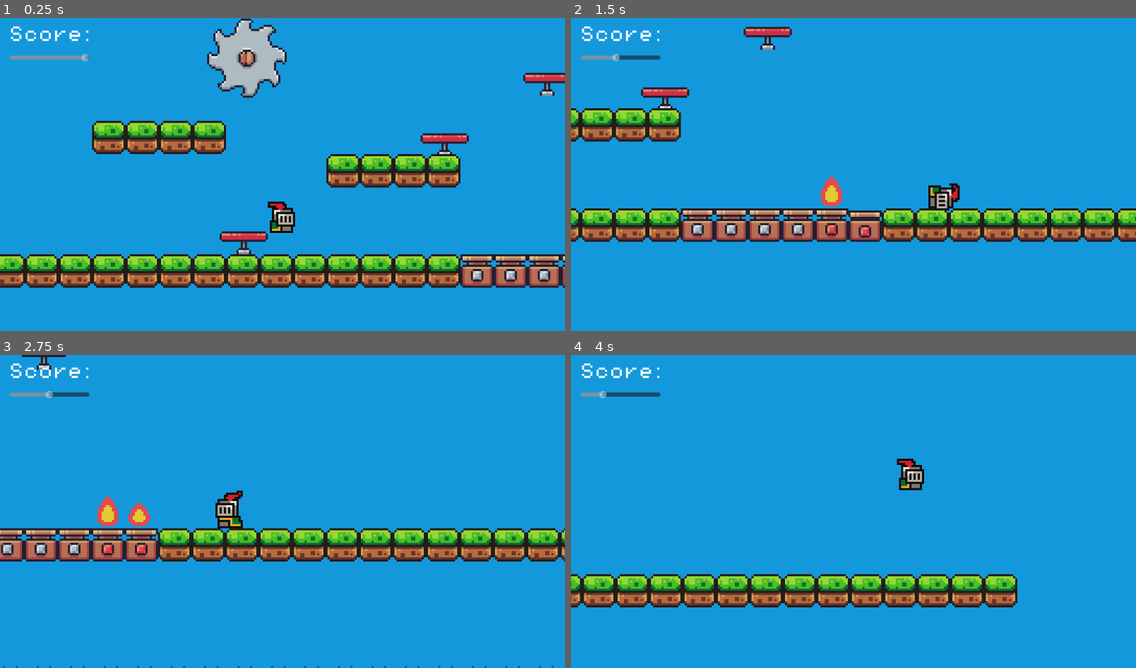
Above: before the commit, frames 1-4 (two rows, left to right).
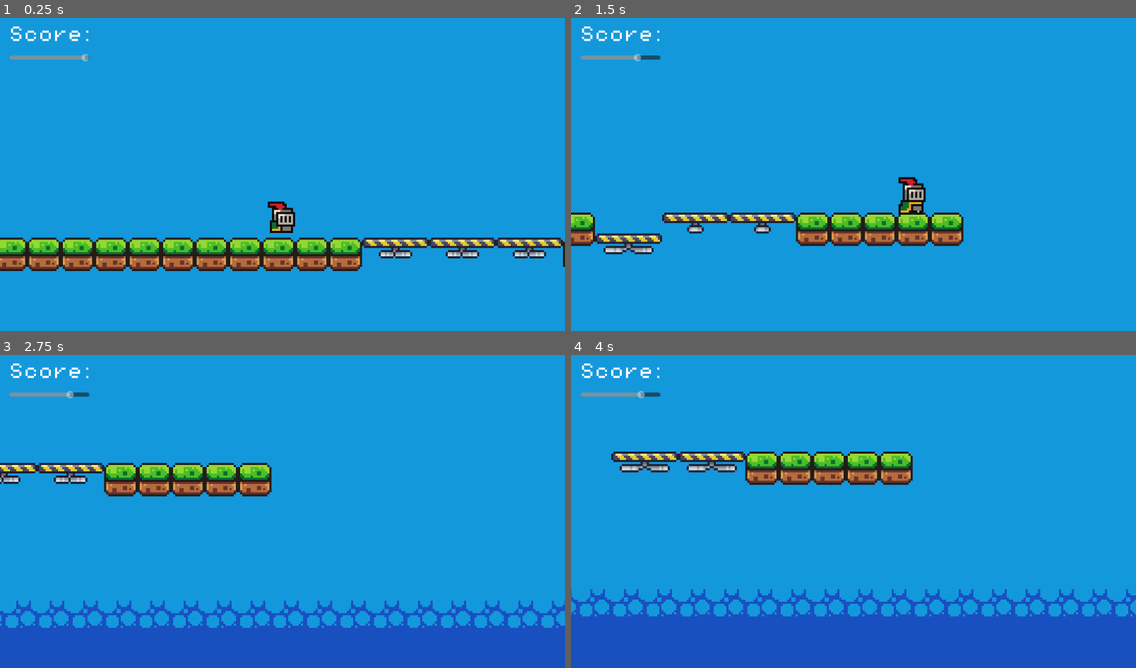
Above: after the commit, the same moments.

Repository: raihanmd/an-epic-knight-game
Game: Godot game, scene res://scenes/level/level_2.tscn
The game is run twice, just before and just after one commit, with the same random seed, the same clock (stepped at 60 frames per second) and the same inputs. This scene is started directly instead of the project's main scene.
Inputs (mouse positions are in pixels of both pictures, inside the frame that each line leads up to):
- Up to frame 1 (0.25 s): no input
- Up to frame 2 (1.5 s): move the mouse to (977, 158) at 0.52 s; hold D (move_right) from 0.53 s (still down); tap Shift (roll) at 0.6, 1.35 s; click (977, 158) at 0.67 s; tap Space (jump) at 0.77 s; move the mouse to (740, 190) at 1.27 s; click (740, 190) at 1.42 s
- Up to frame 3 (2.75 s): tap Space (jump) at 1.52 s; move the mouse to (339, 442) at 2.02 s; release D (move_right) at 2.03 s; hold A (move_left) from 2.03 s (still down); tap Shift (roll) at 2.1 s; click (339, 442) at 2.17 s
- Up to frame 4 (4 s): move the mouse to (825, 574) at 2.77 s; release A (move_left) at 2.78 s; hold D (move_right) from 2.78 s (still down); tap Shift (roll) at 2.85, 3.6 s; click (825, 574) at 2.92 s; tap Space (jump) at 3.02, 3.77 s; move the mouse to (1023, 558) at 3.52 s; click (1023, 558) at 3.67 s

The runs differ from the first frame. In frame 1, 23% of the frame differs, in the area x 0-100%, y 0-87%; in frame 2, 15%; in frame 3, 31%, in the area x 0-100%, y 0-100%; in frame 4, 31%.

Commit message:
fix: falling platform anomaly velocity

Diff:
--- /dev/null
+++ b/prefabs/player/neolax.tscn
@@ -0,0 +1,137 @@
+[gd_scene load_steps=19 format=3 uid="uid://dmjg5fyq3gm7q"]
+
+[ext_resource type="Texture2D" uid="uid://moqvlcu107ct" path="res://assets/NightBorne/NightBorne.png" id="1_w4l1s"]
+
+[sub_resource type="AtlasTexture" id="AtlasTexture_578pa"]
+atlas = ExtResource("1_w4l1s")
+region = Rect2(0, 0, 80, 80)
+
+[sub_resource type="AtlasTexture" id="AtlasTexture_rsdcp"]
+atlas = ExtResource("1_w4l1s")
+region = Rect2(80, 0, 80, 80)
+
+[sub_resource type="AtlasTexture" id="AtlasTexture_m5ytb"]
+atlas = ExtResource("1_w4l1s")
+region = Rect2(160, 0, 80, 80)
+
+[sub_resource type="AtlasTexture" id="AtlasTexture_ogx3u"]
+atlas = ExtResource("1_w4l1s")
+region = Rect2(240, 0, 80, 80)
+
+[sub_resource type="AtlasTexture" id="AtlasTexture_ev5pr"]
+atlas = ExtResource("1_w4l1s")
+region = Rect2(320, 0, 80, 80)
+
+[sub_resource type="AtlasTexture" id="AtlasTexture_y35mn"]
+atlas = ExtResource("1_w4l1s")
+region = Rect2(400, 0, 80, 80)
+
+[sub_resource type="AtlasTexture" id="AtlasTexture_f1nhy"]
+atlas = ExtResource("1_w4l1s")
+region = Rect2(480, 0, 80, 80)
+
+[sub_resource type="AtlasTexture" id="AtlasTexture_coq60"]
+atlas = ExtResource("1_w4l1s")
+region = Rect2(560, 0, 80, 80)
+
+[sub_resource type="AtlasTexture" id="AtlasTexture_jwfae"]
+atlas = ExtResource("1_w4l1s")
+region = Rect2(640, 0, 80, 80)
+
+[sub_resource type="AtlasTexture" id="AtlasTexture_7hr5m"]
+atlas = ExtResource("1_w4l1s")
+region = Rect2(0, 80, 80, 80)
+
+[sub_resource type="AtlasTexture" id="AtlasTexture_davjx"]
+atlas = ExtResource("1_w4l1s")
+region = Rect2(80, 80, 80, 80)
+
+[sub_resource type="AtlasTexture" id="AtlasTexture_m6wib"]
+atlas = ExtResource("1_w4l1s")
+region = Rect2(160, 80, 80, 80)
+
+[sub_resource type="AtlasTexture" id="AtlasTexture_jy8ed"]
+atlas = ExtResource("1_w4l1s")
+region = Rect2(240, 80, 80, 80)
+
+[sub_resource type="AtlasTexture" id="AtlasTexture_qy13f"]
+atlas = ExtResource("1_w4l1s")
+region = Rect2(320, 80, 80, 80)
+
+[sub_resource type="AtlasTexture" id="AtlasTexture_6djvm"]
+atlas = ExtResource("1_w4l1s")
+region = Rect2(400, 80, 80, 80)
+
+[sub_resource type="SpriteFrames" id="SpriteFrames_gbn32"]
+animations = [{
+"frames": [{
+"duration": 1.0,
+"texture": SubResource("AtlasTexture_578pa")
+}, {
+"duration": 1.0,
+"texture": SubResource("AtlasTexture_rsdcp")
+}, {
+"duration": 1.0,
+"texture": SubResource("AtlasTexture_m5ytb")
+}, {
+"duration": 1.0,
+"texture": SubResource("AtlasTexture_ogx3u")
+}, {
+"duration": 1.0,
+"texture": SubResource("AtlasTexture_ev5pr")
+}, {
+"duration": 1.0,
+"texture": SubResource("AtlasTexture_y35mn")
+}, {
+"duration": 1.0,
+"texture": SubResource("AtlasTexture_f1nhy")
+}, {
+"duration": 1.0,
+"texture": SubResource("AtlasTexture_coq60")
+}, {
+"duration": 1.0,
+"texture": SubResource("AtlasTexture_jwfae")
+}],
+"loop": true,
+"name": &"idle",
+"speed": 10.0
+}, {
+"frames": [{
+"duration": 1.0,
+"texture": SubResource("AtlasTexture_7hr5m")
+}, {
+"duration": 1.0,
+"texture": SubResource("AtlasTexture_davjx")
+}, {
+"duration": 1.0,
+"texture": SubResource("AtlasTexture_m6wib")
+}, {
+"duration": 1.0,
+"texture": SubResource("AtlasTexture_jy8ed")
+}, {
+"duration": 1.0,
+"texture": SubResource("AtlasTexture_qy13f")
+}, {
+"duration": 1.0,
+"texture": SubResource("AtlasTexture_6djvm")
+}],
+"loop": true,
+"name": &"run",
+"speed": 10.0
+}]
+
+[sub_resource type="CapsuleShape2D" id="CapsuleShape2D_fq0n3"]
+height = 24.0
+
+[node name="neolax" type="RigidBody2D"]
+position = Vector2(0, -24)
+
+[node name="AnimatedSprite2D" type="AnimatedSprite2D" parent="."]
+sprite_frames = SubResource("SpriteFrames_gbn32")
+animation = &"idle"
+autoplay = "idle"
+frame_progress = 0.0579405
+
+[node name="CollisionShape2D" type="CollisionShape2D" parent="."]
+position = Vector2(0, 10)
+shape = SubResource("CapsuleShape2D_fq0n3")
--- a/prefabs/player/player.tscn
+++ b/prefabs/player/player.tscn
@@ -166,7 +166,7 @@
 }],
 "loop": false,
 "name": &"roll",
-"speed": 10.0
+"speed": 12.0
 }, {
 "frames": [{
 "duration": 1.0,
@@ -239,7 +239,7 @@
 frame_progress = 1.0
 
 [node name="CollisionShape2D" type="CollisionShape2D" parent="."]
-position = Vector2(0, -5)
+position = Vector2(0, -6)
 shape = SubResource("CircleShape2D_ggxr2")
 
 [node name="jump_sfx" type="AudioStreamPlayer2D" parent="."]
--- /dev/null
+++ b/prefabs/traps/falling_platform.tscn
@@ -0,0 +1,88 @@
+[gd_scene load_steps=12 format=3 uid="uid://cbwyb87oyltqw"]
+
+[ext_resource type="Script" path="res://scripts/falling_platform.gd" id="1_5yydl"]
+[ext_resource type="Texture2D" uid="uid://clxgjn3ib1ww8" path="res://assets/sprites/traps/falling_platforms/Off.png" id="1_6waiu"]
+[ext_resource type="Texture2D" uid="uid://bfby5avhy12i5" path="res://assets/sprites/traps/falling_platforms/On (32x10).png" id="2_3dhbg"]
+
+[sub_resource type="AtlasTexture" id="AtlasTexture_u1h0o"]
+atlas = ExtResource("1_6waiu")
+region = Rect2(0, 0, 32, 10)
+
+[sub_resource type="AtlasTexture" id="AtlasTexture_grgk7"]
+atlas = ExtResource("2_3dhbg")
+region = Rect2(0, 0, 32, 10)
+
+[sub_resource type="AtlasTexture" id="AtlasTexture_w08l8"]
+atlas = ExtResource("2_3dhbg")
+region = Rect2(32, 0, 32, 10)
+
+[sub_resource type="AtlasTexture" id="AtlasTexture_bomkm"]
+atlas = ExtResource("2_3dhbg")
+region = Rect2(64, 0, 32, 10)
+
+[sub_resource type="AtlasTexture" id="AtlasTexture_cdiyo"]
+atlas = ExtResource("2_3dhbg")
+region = Rect2(96, 0, 32, 10)
+
+[sub_resource type="SpriteFrames" id="SpriteFrames_ol4pj"]
+animations = [{
+"frames": [{
+"duration": 1.0,
+"texture": SubResource("AtlasTexture_u1h0o")
+}],
+"loop": true,
+"name": &"off",
+"speed": 5.0
+}, {
+"frames": [{
+"duration": 1.0,
+"texture": SubResource("AtlasTexture_grgk7")
+}, {
+"duration": 1.0,
+"texture": SubResource("AtlasTexture_w08l8")
+}, {
+"duration": 1.0,
+"texture": SubResource("AtlasTexture_bomkm")
+}, {
+"duration": 1.0,
+"texture": SubResource("AtlasTexture_cdiyo")
+}],
+"loop": true,
+"name": &"on",
+"speed": 15.0
+}]
+
+[sub_resource type="RectangleShape2D" id="RectangleShape2D_le7h0"]
+size = Vector2(30, 5)
+
+[sub_resource type="RectangleShape2D" id="RectangleShape2D_b5ym6"]
+size = Vector2(30, 1)
+
+[node name="falling_platform" type="CharacterBody2D"]
+motion_mode = 1
+platform_wall_layers = 2
+script = ExtResource("1_5yydl")
+
+[node name="respawn_timer" type="Timer" parent="."]
+wait_time = 0.5
+one_shot = true
+
+[node name="AnimatedSprite2D" type="AnimatedSprite2D" parent="."]
+sprite_frames = SubResource("SpriteFrames_ol4pj")
+animation = &"on"
+autoplay = "on"
+
+[node name="CollisionShape2D" type="CollisionShape2D" parent="."]
+position = Vector2(0, -2.5)
+shape = SubResource("RectangleShape2D_le7h0")
+one_way_collision = true
+
+[node name="Area2D" type="Area2D" parent="."]
+collision_mask = 2
+
+[node name="CollisionShape2D" type="CollisionShape2D" parent="Area2D"]
+position = Vector2(0, -5.5)
+shape = SubResource("RectangleShape2D_b5ym6")
+
+[connection signal="timeout" from="respawn_timer" to="." method="_on_respawn_timer_timeout"]
+[connection signal="body_entered" from="Area2D" to="." method="_on_area_2d_body_entered"]
--- a/prefabs/traps/fire.tscn
+++ b/prefabs/traps/fire.tscn
@@ -73,7 +73,7 @@
 collision_mask = 3
 script = ExtResource("1_yf8br")
 
-[node name="Timer" type="Timer" parent="."]
+[node name="fire_duration" type="Timer" parent="."]
 wait_time = 2.5
 one_shot = true
 
@@ -81,7 +81,6 @@
 sprite_frames = SubResource("SpriteFrames_2dgn2")
 animation = &"off"
 autoplay = "off"
-frame_progress = 1.0
 
 [node name="CollisionShape2D" type="CollisionShape2D" parent="."]
 position = Vector2(0, 8.5)
@@ -102,6 +101,6 @@
 shape = SubResource("RectangleShape2D_j45ag")
 disabled = true
 
-[connection signal="timeout" from="Timer" to="." method="_on_timer_timeout"]
+[connection signal="timeout" from="fire_duration" to="." method="_on_timer_timeout"]
 [connection signal="body_entered" from="Area2D" to="." method="_on_area_2d_body_entered"]
 [connection signal="body_exited" from="Area2D" to="." method="_on_area_2d_body_exited"]
--- a/scenes/level/level_2.tscn
+++ b/scenes/level/level_2.tscn
@@ -8,6 +8,8 @@
 [ext_resource type="PackedScene" uid="uid://dy6vyqhllt7hr" path="res://prefabs/traps/saw.tscn" id="5_jxsrw"]
 [ext_resource type="PackedScene" uid="uid://cjwu68vuqqmsr" path="res://prefabs/traps/trampoline.tscn" id="6_5rxsp"]
 [ext_resource type="FontFile" uid="uid://jnbsqygdp2hb" path="res://assets/fonts/PixelOperator8.ttf" id="8_r7tpg"]
+[ext_resource type="PackedScene" uid="uid://cbwyb87oyltqw" path="res://prefabs/traps/falling_platform.tscn" id="9_nyhnq"]
+[ext_resource type="PackedScene" uid="uid://dmjg5fyq3gm7q" path="res://prefabs/player/neolax.tscn" id="10_82hq5"]
 
 [sub_resource type="WorldBoundaryShape2D" id="WorldBoundaryShape2D_qb42f"]
 
@@ -25,13 +27,13 @@
 layer_0/tile_data = PackedInt32Array(458736, 0, 13, 524272, 0, 13, 458737, 0, 13, 524273, 0, 13, 458738, 0, 13, 524274, …(146659 unchanged characters)…
 layer_1/name = "Midground"
 layer_1/z_index = 1
-layer_1/tile_data = PackedInt32Array(131069, 0, 0, 131070, 0 …(634 unchanged characters)… 0, 65562, 0, 0, 65563, 0, 0, 65564, 0, 0)
+layer_1/tile_data = PackedInt32Array(131069, 0, 0, 131070, 0 …(634 unchanged characters)… 0, 65562, 0, 0, 65563, 0, 0, 65564, 0, 0, 65571, 0, 0, 65572, 0, 0, 65573, 0, 0, 65574, 0, 0, 65575, 0, 0)
 layer_2/name = "Foreground"
 layer_2/z_index = 5
 layer_2/tile_data = PackedInt32Array()
 
 [node name="Player" parent="." instance=ExtResource("2_dbnoa")]
-position = Vector2(-21, -27)
+position = Vector2(426, -19)
 
 [node name="Camera2D" type="Camera2D" parent="Player"]
 position = Vector2(0, -7)
@@ -68,10 +70,13 @@
 position = Vector2(522, -304)
 
 [node name="saw" parent="Traps" instance=ExtResource("5_jxsrw")]
-position = Vector2(332, -398)
+position = Vector2(427, -438)
 
 [node name="trampoline" parent="Traps" instance=ExtResource("6_5rxsp")]
 position = Vector2(331, -318)
+
+[node name="trampoline5" parent="Traps" instance=ExtResource("6_5rxsp")]
+position = Vector2(243, -318)
 
 [node name="trampoline2" parent="Traps" instance=ExtResource("6_5rxsp")]
 position = Vector2(427, -365)
@@ -81,6 +86,15 @@
 
 [node name="trampoline4" parent="Traps" instance=ExtResource("6_5rxsp")]
 position = Vector2(534, -417)
+
+[node name="falling_platform" parent="Traps" instance=ExtResource("9_nyhnq")]
+position = Vector2(850, -299)
+
+[node name="falling_platform2" parent="Traps" instance=ExtResource("9_nyhnq")]
+position = Vector2(882, -299)
+
+[node name="falling_platform3" parent="Traps" instance=ExtResource("9_nyhnq")]
+position = Vector2(914, -299)
 
 [node name="CanvasLayer" type="CanvasLayer" parent="."]
 
@@ -104,3 +118,6 @@
 value = 100.0
 editable = false
 scrollable = false
+
+[node name="neolax" parent="." instance=ExtResource("10_82hq5")]
+position = Vector2(-229, -9)
--- /dev/null
+++ b/scripts/falling_platform.gd
@@ -0,0 +1,38 @@
+class_name FallingPlatform extends CharacterBody2D
+
+var is_falling: bool = false
+var current_possition: Vector2
+@onready var respawn_timer: Timer = $respawn_timer
+
+func _ready() -> void:
+	current_possition = transform.get_origin()
+
+func _on_area_2d_body_entered(body: Node2D) -> void:
+	if body is Player:
+		await get_tree().create_timer(.5).timeout
+		is_falling = true
+
+func _physics_process(delta: float) -> void:
+	if is_falling:
+		falling(delta)
+	else:
+		set_back_position(delta)
+	move_and_slide()
+
+func falling(delta: float):
+	$AnimatedSprite2D.play('off')
+	velocity.y += 300 * delta
+	await get_tree().create_timer(.3).timeout
+	if respawn_timer.is_stopped():
+		respawn_timer.start()
+
+func set_back_position(delta: float):
+	$AnimatedSprite2D.play('on')
+	if not position <= current_possition:
+		velocity.y -= 200 * delta
+	else:
+		position = current_possition
+		velocity.y = 0
+
+func _on_respawn_timer_timeout() -> void:
+	is_falling = false
--- a/scripts/fire.gd
+++ b/scripts/fire.gd
@@ -2,12 +2,15 @@
 
 @onready var animated_sprite_2d: AnimatedSprite2D = $AnimatedSprite2D
 @onready var kill_zone_collision: CollisionShape2D = $kill_zone/CollisionShape2D
+@onready var fire_duration: Timer = $fire_duration
+
+@export_enum("Hit & Run", "Auto") var mode: int
 
 func _on_area_2d_body_entered(_body: Node) -> void:
 	call_deferred("_disable_collision")
 
 func _disable_collision() -> void:
-	$Timer.stop()
+	fire_duration.stop()
 	animated_sprite_2d.play('hit')
 	kill_zone_collision.disabled = true
 
@@ -16,7 +19,7 @@
 
 func _enable_collision() -> void:
 	await get_tree().create_timer(.1).timeout
-	$Timer.start()
+	fire_duration.start()
 	animated_sprite_2d.play('on')
 	kill_zone_collision.disabled = false
 
Binary file added: assets/NightBorne/NightBorne.png
Not shown, added: assets/NightBorne/NightBorne.png.import
Binary file added: assets/NightBorne/NightBorne_attack.gif
Binary file added: assets/NightBorne/NightBorne_death..gif
Binary file added: assets/NightBorne/NightBorne_hurt.gif
Binary file added: assets/NightBorne/NightBorne_idle.gif
Binary file added: assets/NightBorne/NightBorne_run.gif
Binary file added: assets/sprites/entities/Bow and Arrows.png
Not shown, added: assets/sprites/entities/Bow and Arrows.png.import
Not shown: 1 places in scenes/level/level_2.tscn that only renumber resources
